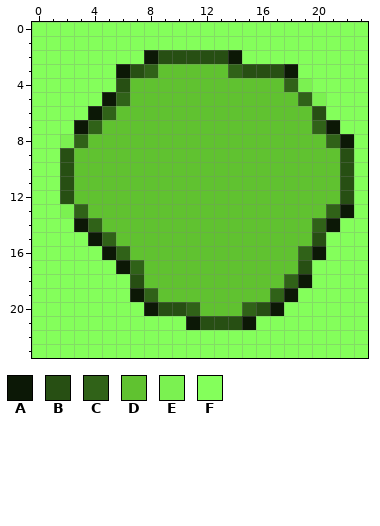
Two versions of one pixel-art sprite, tree1.png. Above: the version before the commit.
The file is 24x24 pixels. Colours within 5 levels of each other are drawn and written as one.
Palette (. is transparent): A #0c1806  B #274f13  C #306218  D #60c230  E #7bf151  F #84ff5b
Pixels before, first column x 0:
 0 FFFFFFFFFFFFFFFFFFFFFFFF
 1 FFFFFFFFFFFFFFFFFFFFFFFF
 2 FFFFFFFFABBBBBAFFFFFFFFF
 3 FFFFFFABCDDDDDCBBBAFFFFF
 4 FFFFFFBDDDDDDDDDDDCEFFFF
 5 FFFFFACDDDDDDDDDDDDCEFFF
 6 FFFFACDDDDDDDDDDDDDDBFFF
 7 FFFACDDDDDDDDDDDDDDDCAFF
 8 FFECDDDDDDDDDDDDDDDDDCAF
 9 FFBDDDDDDDDDDDDDDDDDDDBF
10 FFBDDDDDDDDDDDDDDDDDDDBF
11 FFBDDDDDDDDDDDDDDDDDDDBF
12 FFBDDDDDDDDDDDDDDDDDDDBF
13 FFECDDDDDDDDDDDDDDDDDCAF
14 FFFACDDDDDDDDDDDDDDDCAFF
15 FFFFACDDDDDDDDDDDDDDBFFF
16 FFFFFACDDDDDDDDDDDDCAFFF
17 FFFFFFACDDDDDDDDDDDBFFFF
18 FFFFFFFBDDDDDDDDDDCAFFFF
19 FFFFFFFACDDDDDDDDCAFFFFF
20 FFFFFFFFABBCDDDCBAFFFFFF
21 FFFFFFFFFFFABBBAFFFFFFFF
22 FFFFFFFFFFFFFFFFFFFFFFFF
23 FFFFFFFFFFFFFFFFFFFFFFFF
Now the later version:
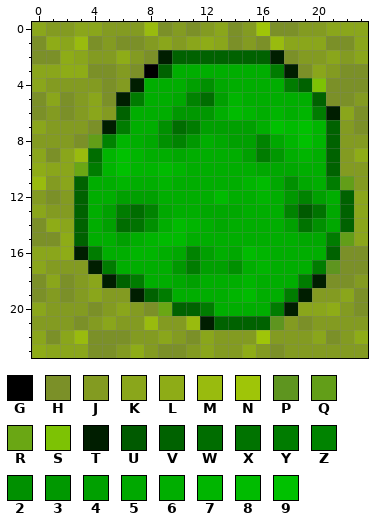
Colours new in this view: G #000000  H #7b9028  J #839b21  K #8aa61b  L #8eac17  M #99bb0e  N #9fc508  P #5e951f  Q #629e18  R #6aa714  S #7dc204  T #001e00  U #005a00  V #006200  W #006d00  X #007300  Y #007c00  Z #008300  2 #009000  3 #009800  4 #00a000  5 #00a800  6 #00ae00  7 #00b500  8 #00bb00  9 #00c100
Edits made:
Changed rows in their new state; - is an unchanged pixel.
first column x 0:
 0 KJJKKJJJMHJHJKHJNHHJJKKK
 1 HLKMHJHHJKJKLKHJHMKKKHHK
 2 HHLKJJLJHTVVVVVVVTHJJKJK
 3 KKLLHHJHGV6666666YTHKJHH
 4 KJJJJHJT6664256666YVSHHH
 5 HKHJKHTY665ZW4766666VHHJ
 6 HJHJKJV6663336876767YTKH
 7 KJJJHTY662WY444469897VJH
 8 JJJHQZ7652Z36544Z5797VJJ
 9 KHKMW79766566664Y3676VJL
10 LKKRY7977876666655566VJJ
11 MJKV66766766666785256YQJ
12 JHJV664446666866763Z46VK
13 KJJV64YWZ566555666ZUX5VK
14 HLKV64WX26876566664X25VK
15 HHLV66467886666666655YQK
16 KKLTY667765Z465876666VHH
17 KJJJTY66663Y44267666YPHH
18 HKHJKTVY66546667666YTHHJ
19 HJHJKJJTVY66667866YTJJKH
20 KJJJHJKJHRVVY6666YTKKLJH
21 JJJHJKJJMJJMTVVVVPJHJJJJ
22 KHKMHHHJJKJHKJJJNJJJKHJL
23 LKKKHHJLJHHJKJJLJHJJJJJJ
